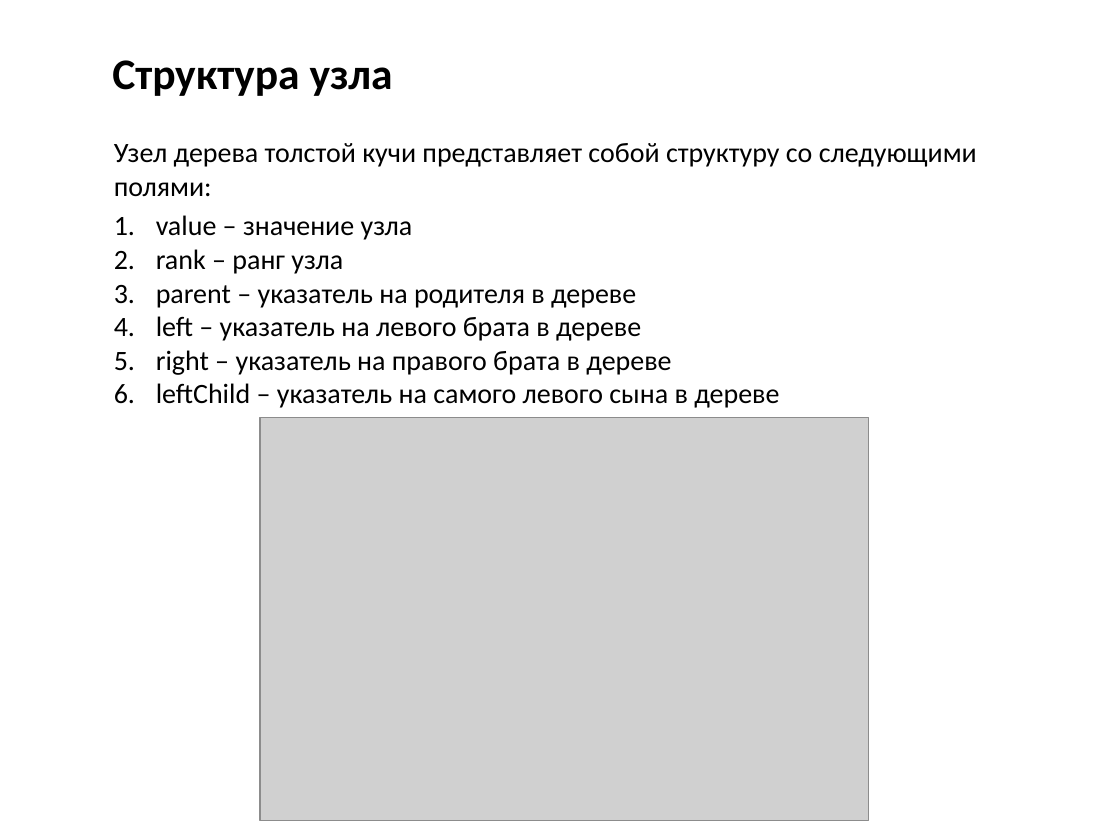
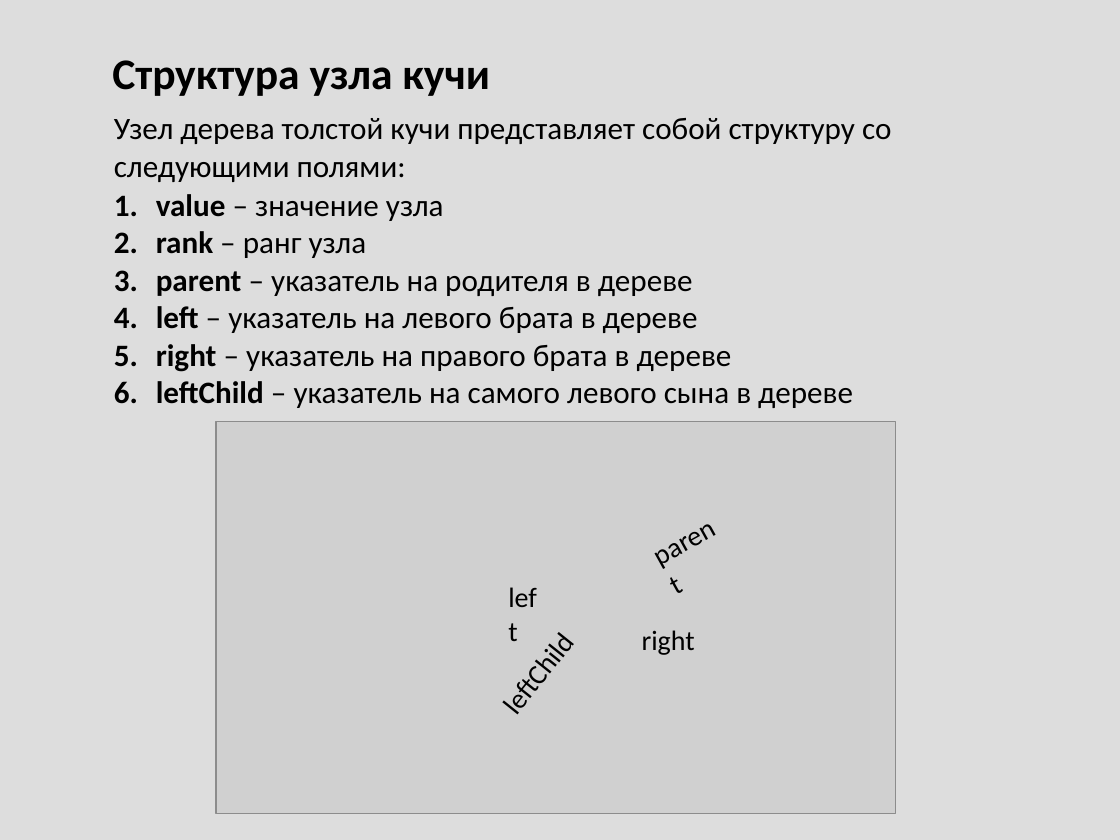
Before and after one commit to Mustang98/ThickHeap, a slide deck: slide 12 of ThickHeap_Presentation.ppsx (slide 17 before the commit). Drawn at 1120x840 pixels with LibreOffice and Linux fonts; fonts in the diff are those of the drawing; grey boxes stand for pictures. Boxes give left, top, right and bottom in pixels: in the first picture for what was removed or moved away, otherwise in the second. Text is boxed around its words. In the diff, an @@ line names an element or a change of style, - is before the commit and + after.

```diff
--- a/ThickHeap_Presentation.ppsx
+++ b/ThickHeap_Presentation.ppsx
@@ background #FFFFFF to #DDDDDD @@
@@ text at (x1=112, y1=60, x2=490, y2=96): text changed @@
-Структура узла
+Структура узла кучи
@@ text "Узел дерева толстой кучи представляет ..." moved from (x1=114, y1=143, x2=977, y2=197) to (x1=114, y1=118, x2=892, y2=182) @@
@@ text "Узел дерева толстой кучи представляет ..." at (x1=114, y1=118, x2=892, y2=182): size 18 to 20 pt @@
@@ text "value – значение узла" moved from (x1=156, y1=215, x2=779, y2=408) to (x1=156, y1=194, x2=853, y2=408) @@
@@ text "value – значение узла" at (x1=156, y1=194, x2=853, y2=408): size 18 to 20 pt; bold on in "value", "rank", "parent", "left" and 2 more places @@
@@ picture resized from (x1=260, y1=418, x2=868, y2=821) to (x1=216, y1=421, x2=895, y2=814) @@
@@ text added at (x1=634, y1=496, x2=740, y2=582), 18 pt, text #000000 @@
+parent
@@ text added at (x1=483, y1=610, x2=593, y2=732), 18 pt, text #000000 @@
+leftChild
@@ text added at (x1=642, y1=630, x2=695, y2=655), 18 pt, text #000000 @@
+right
@@ text added at (x1=490, y1=689, x2=537, y2=714), 18 pt, text #000000 @@
+left
```
Also in this commit, not shown: 15 other slides changed, 31 slides added, 2 slides removed, 2 other files.
